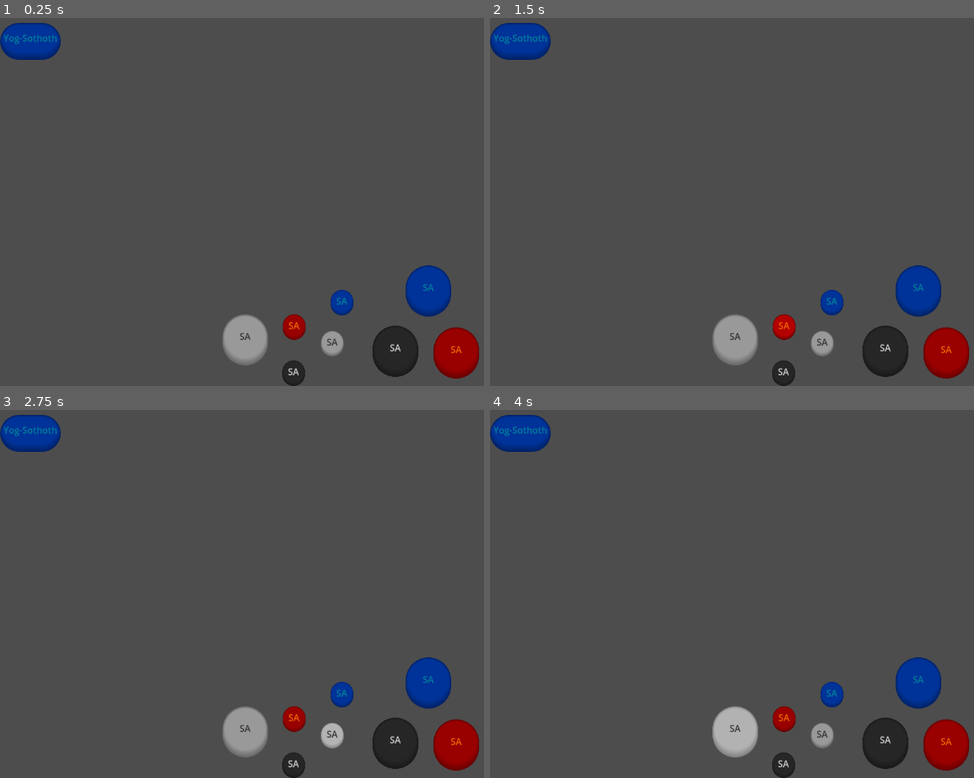
Above: before the commit, frames 1-4 (two rows, left to right).
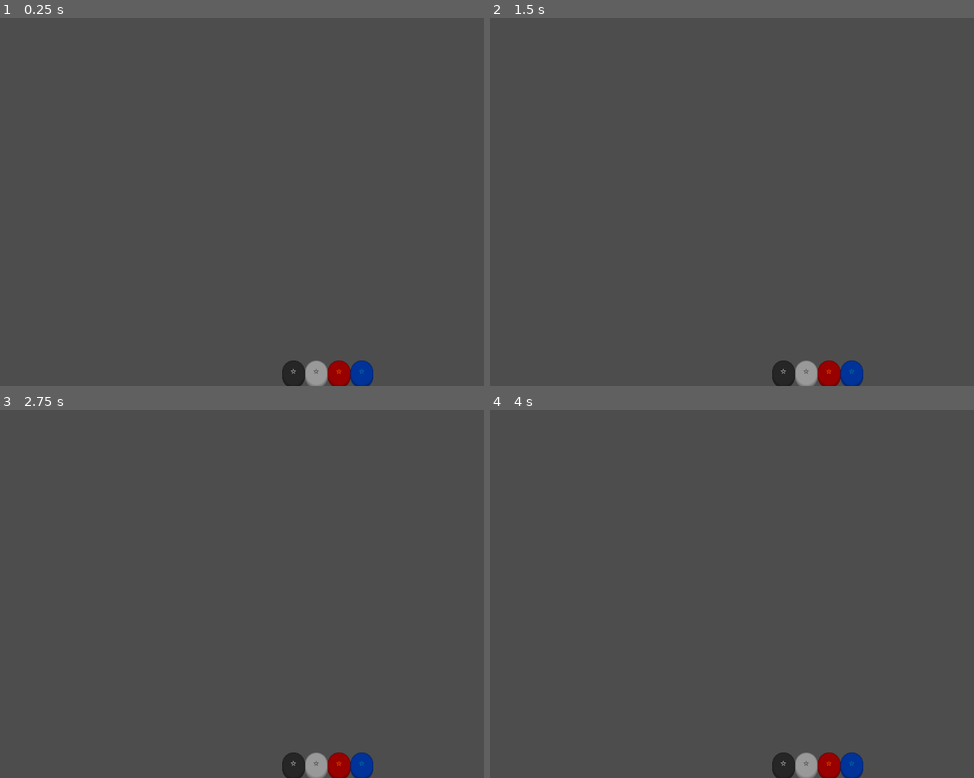
Above: after the commit, the same moments.

Repository: HawaTechnologies/virtualpad-client
Game: Godot game, scene res://main.tscn
The game is run twice, just before and just after one commit, with the same random seed, the same clock (stepped at 60 frames per second) and the same inputs.
Inputs (mouse positions are in pixels of both pictures, inside the frame that each line leads up to):
- Up to frame 1 (0.25 s): no input
- Up to frame 2 (1.5 s): click "SA" (after the commit: "⭐") at 0.5 s; click "SA" (after the commit: "⭐") at 1.25 s
- Up to frame 3 (2.75 s): click "SA" (after the commit: "⭐") at 2 s
- Up to frame 4 (4 s): click "SA" (after the commit: "⭐") at 2.75 s; click (736, 733) at 3.5 s, where only the run before the commit has a clickable "SA"

The runs differ from the first frame. In frame 1, 7.0% of the frame differs, in the area x 0-99%, y 1-100%; in frame 2, 7.0%; in frame 3, 7.0%; in frame 4, 7.0%.

Commit message:
Adding more layout

Diff:
--- a/Scripts/Buttons.gd
+++ /dev/null
@@ -1,76 +0,0 @@
-extends Control
-
-
-# This script is intended to do the following things to all
-# the contained buttons:
-# - Recognize their different shape: big, small, < ^ > v or
-#   d-pad diagonals.
-# - Be able to set a different color to all of them at once
-#   out of some given preset colors.
-# - Efficiently treat the 5 states of a button to generate,
-#   on each state, the proper style.
-func _override_shape(btn):
-	"""
-	Overrides the shapes of a button, in their theme overrides.
-	We assume that the theme overrides are already initialized
-	in this button, to empty.
-	"""
-
-	var shape = btn.get_meta("shape")
-
-	# TODO for all the styles, use Anti-Aliasing: On (0.313).
-
-	if shape == "small":
-		# L1, L2, R1, R2 buttons are here.
-		# Also: Select, Start.
-		pass
-	elif shape == "big":
-		# North, South, East, West are here. The button is 80x80
-		# and now we must ensure it has this style:
-		# - All corners round to a radius of 40.
-		# - Focus: Do nothing (keep empty).
-		# - Pressed:
-		#   - Borders: 4px (Bottom=8px).
-		#   - Expand Margins: Top=4px.
-		#   - Content Margins: Bottom=16px.
-		# - Not Pressed:
-		#   - Borders: 4px (Bottom=14px).
-		#   - Expand Margins: Top=10px.
-		#   - Content Margins: Top=26px.
-		pass
-	elif shape == "d-pad-up":
-		# ^ button
-		pass
-	elif shape == "d-pad-up-right":
-		# ^> button
-		pass
-	elif shape == "d-pad-right":
-		# > button
-		pass
-	elif shape == "d-pad-down-right":
-		# v> button
-		pass
-	elif shape == "d-pad-down":
-		# v button
-		pass
-	elif shape == "d-pad-down-left":
-		# <v button
-		pass
-	elif shape == "d-pad-left":
-		# < button
-		pass
-	elif shape == "d-pad-up-left":
-		# <^ button
-		pass
-	else:
-		# No change here.
-		pass
-
-# Called when the node enters the scene tree for the first time.
-func _ready():
-	pass # Replace with function body.
-
-
-# Called every frame. 'delta' is the elapsed time since the previous frame.
-func _process(delta):
-	pass
--- a/Scripts/ThemedButton.gd
+++ b/Scripts/ThemedButton.gd
@@ -181,29 +181,28 @@
 		_set_borders(20, 20, 20, 20)
 	elif shape == "pad-up":
 		_update_shape_small_pressure()
-		_set_borders(20, 20, -1, -1)
+		_set_borders(20, 20, 0, 0)
 	elif shape == "pad-up-left":
 		_update_shape_small_pressure()
-		_set_borders(70, -1, -1, -1)
+		_set_borders(70, 0, 0, 0)
 	elif shape == "pad-left":
 		_update_shape_small_pressure()
-		_set_borders(20, -1, 20, -1)
+		_set_borders(20, 0, 20, 0)
 	elif shape == "pad-down-left":
 		_update_shape_small_pressure()
-		_set_borders(-1, -1, 70, -1)
+		_set_borders(0, 0, 70, 0)
 	elif shape == "pad-down":
 		_update_shape_small_pressure()
-		_set_borders(-1, -1, 20, 20)
+		_set_borders(0, 0, 20, 20)
 	elif shape == "pad-down-right":
 		_update_shape_small_pressure()
-		_set_borders(-1, -1, -1, 70)
+		_set_borders(0, 0, 0, 70)
 	elif shape == "pad-right":
 		_update_shape_small_pressure()
-		_set_borders(-1, 20, -1, 20)
+		_set_borders(0, 20, 0, 20)
 	elif shape == "pad-up-right":
 		_update_shape_small_pressure()
-		_set_borders(-1, 70, -1, -1)
-
+		_set_borders(0, 70, 0, 0)
 
 
 func update_theme():
--- a/main.tscn
+++ b/main.tscn
@@ -1,15 +1,9 @@
-[gd_scene load_steps=11 format=3 uid="uid://d1cgpv1hxw3ah"]
+[gd_scene load_steps=5 format=3 uid="uid://d1cgpv1hxw3ah"]
 
 [ext_resource type="Theme" uid="uid://hlyucaf2vow0" path="res://Styles/Themes/White/white-button-miniround.tres" id="1_cyruv"]
 [ext_resource type="Theme" uid="uid://ckcurf3t2cdhj" path="res://Styles/Themes/Black/black-button-miniround.tres" id="1_e2ulx"]
 [ext_resource type="Theme" uid="uid://7uwjyikt2e67" path="res://Styles/Themes/Dragon/dragon-button-miniround.tres" id="2_6ol8h"]
-[ext_resource type="Theme" uid="uid://dwjhksbg4in85" path="res://Styles/Themes/White/white-button-round.tres" id="2_ajbyq"]
 [ext_resource type="Theme" uid="uid://bp6iovalqqgky" path="res://Styles/Themes/Shark/shark-button-miniround.tres" id="3_6ednw"]
-[ext_resource type="Theme" uid="uid://drirahqblb3i6" path="res://Styles/Themes/Black/black-button-round.tres" id="4_vby4y"]
-[ext_resource type="Theme" uid="uid://begkp283uyfqn" path="res://Styles/Themes/Dragon/dragon-button-round.tres" id="7_nv0eu"]
-[ext_resource type="Theme" uid="uid://dq02d2jy1yd2s" path="res://Styles/Themes/Shark/shark-button-round.tres" id="8_r2dc2"]
-[ext_resource type="Script" path="res://Scripts/Buttons.gd" id="9_o3uig"]
-[ext_resource type="Script" path="res://Scripts/ThemedButton.gd" id="10_ayox1"]
 
 [node name="Pad" type="Control"]
 layout_mode = 3
@@ -21,7 +15,6 @@
 
 [node name="Themes" type="Control" parent="."]
 layout_mode = 1
-anchors_preset = 7
 anchor_left = 0.5
 anchor_top = 1.0
 anchor_right = 0.5
@@ -40,92 +33,90 @@
 offset_top = -40.0
 offset_right = 40.0
 theme = ExtResource("1_e2ulx")
-text = "SA"
+text = "⭐"
+
+[node name="White-Small" type="Button" parent="Themes"]
+layout_mode = 1
+anchors_preset = -1
+anchor_top = 1.0
+anchor_bottom = 1.0
+offset_left = 40.0
+offset_top = -40.0
+offset_right = 80.0
+theme = ExtResource("1_cyruv")
+text = "⭐"
 
 [node name="Dragon-Small" type="Button" parent="Themes"]
 layout_mode = 1
 anchors_preset = -1
 anchor_top = 1.0
 anchor_bottom = 1.0
-offset_left = 1.0
-offset_top = -121.0
-offset_right = 41.0
-offset_bottom = -81.0
+offset_left = 80.0
+offset_top = -40.0
+offset_right = 120.0
 theme = ExtResource("2_6ol8h")
-text = "SA"
+text = "⭐"
 
 [node name="Shark-Small" type="Button" parent="Themes"]
 layout_mode = 1
 anchors_preset = -1
 anchor_top = 1.0
 anchor_bottom = 1.0
-offset_left = 85.0
-offset_top = -164.0
-offset_right = 125.0
-offset_bottom = -124.0
+offset_left = 120.0
+offset_top = -40.0
+offset_right = 160.0
 theme = ExtResource("3_6ednw")
-text = "SA"
-
-[node name="White-Small" type="Button" parent="Themes"]
-layout_mode = 1
-anchors_preset = -1
-anchor_top = 1.0
-anchor_bottom = 1.0
-offset_left = 68.0
-offset_top = -92.0
-offset_right = 108.0
-offset_bottom = -52.0
-theme = ExtResource("1_cyruv")
-text = "SA"
-
-[node name="White-Big" type="Button" parent="Themes"]
-layout_mode = 0
-offset_left = -105.0
-offset_top = -73.0
-offset_right = -25.0
-offset_bottom = 7.0
-theme = ExtResource("2_ajbyq")
-text = "SA"
-
-[node name="Black-Big" type="Button" parent="Themes"]
-layout_mode = 0
-offset_left = 159.0
-offset_top = -53.0
-offset_right = 239.0
-offset_bottom = 27.0
-theme = ExtResource("4_vby4y")
-text = "SA"
-
-[node name="Dragon-Big" type="Button" parent="Themes"]
-layout_mode = 0
-offset_left = 266.0
-offset_top = -50.0
-offset_right = 346.0
-offset_bottom = 30.0
-theme = ExtResource("7_nv0eu")
-text = "SA"
-
-[node name="Shark-Big" type="Button" parent="Themes"]
-layout_mode = 0
-offset_left = 217.0
-offset_top = -159.0
-offset_right = 297.0
-offset_bottom = -79.0
-theme = ExtResource("8_r2dc2")
-text = "SA"
+text = "⭐"
 
 [node name="Buttons" type="Control" parent="."]
-anchors_preset = 0
-offset_right = 40.0
-offset_bottom = 40.0
-script = ExtResource("9_o3uig")
+layout_mode = 1
+anchor_right = 1.0
+anchor_bottom = 1.0
+grow_horizontal = 2
+grow_vertical = 2
 
-[node name="Button" type="Button" parent="Buttons"]
-layout_mode = 0
-offset_top = 20.0
-offset_right = 107.0
-offset_bottom = 75.0
-text = "Yog-Sothoth"
-script = ExtResource("10_ayox1")
-metadata/pad_color = "shark"
-metadata/shape = "big-corner-radius"
+[node name="D-Pad" type="Control" parent="Buttons"]
+layout_mode = 1
+anchor_bottom = 1.0
+offset_top = 150.0
+offset_right = 400.0
+offset_bottom = -150.0
+grow_vertical = 2
+
+[node name="Actions" type="Control" parent="Buttons"]
+layout_mode = 1
+anchor_left = 1.0
+anchor_right = 1.0
+anchor_bottom = 1.0
+offset_left = -400.0
+offset_top = 150.0
+offset_bottom = -150.0
+grow_horizontal = 0
+grow_vertical = 2
+
+[node name="Shoulders" type="Control" parent="Buttons"]
+layout_mode = 1
+anchor_right = 1.0
+offset_bottom = 150.0
+grow_horizontal = 2
+
+[node name="Analogs" type="Control" parent="Buttons"]
+layout_mode = 1
+anchor_top = 1.0
+anchor_right = 1.0
+anchor_bottom = 1.0
+offset_left = 350.0
+offset_top = -250.0
+offset_right = -350.0
+offset_bottom = -75.0
+grow_horizontal = 2
+grow_vertical = 0
+
+[node name="Main" type="Control" parent="Buttons"]
+layout_mode = 1
+anchor_right = 1.0
+anchor_bottom = 1.0
+offset_left = 400.0
+offset_top = 250.0
+offset_right = -400.0
+offset_bottom = -250.0
